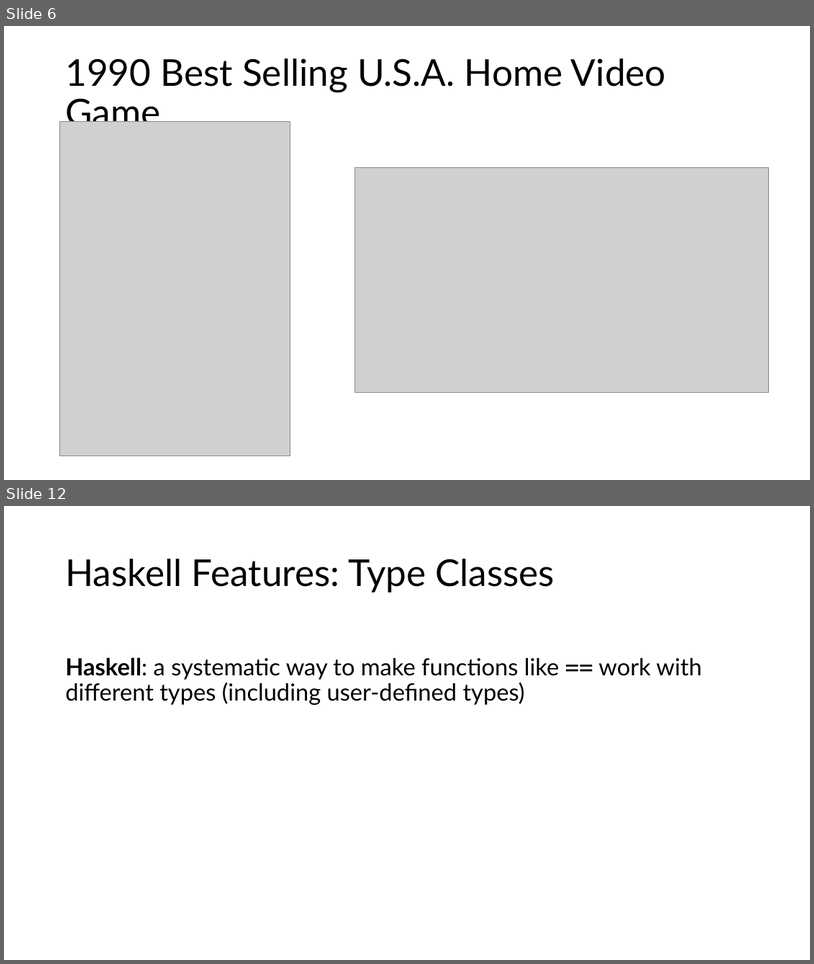
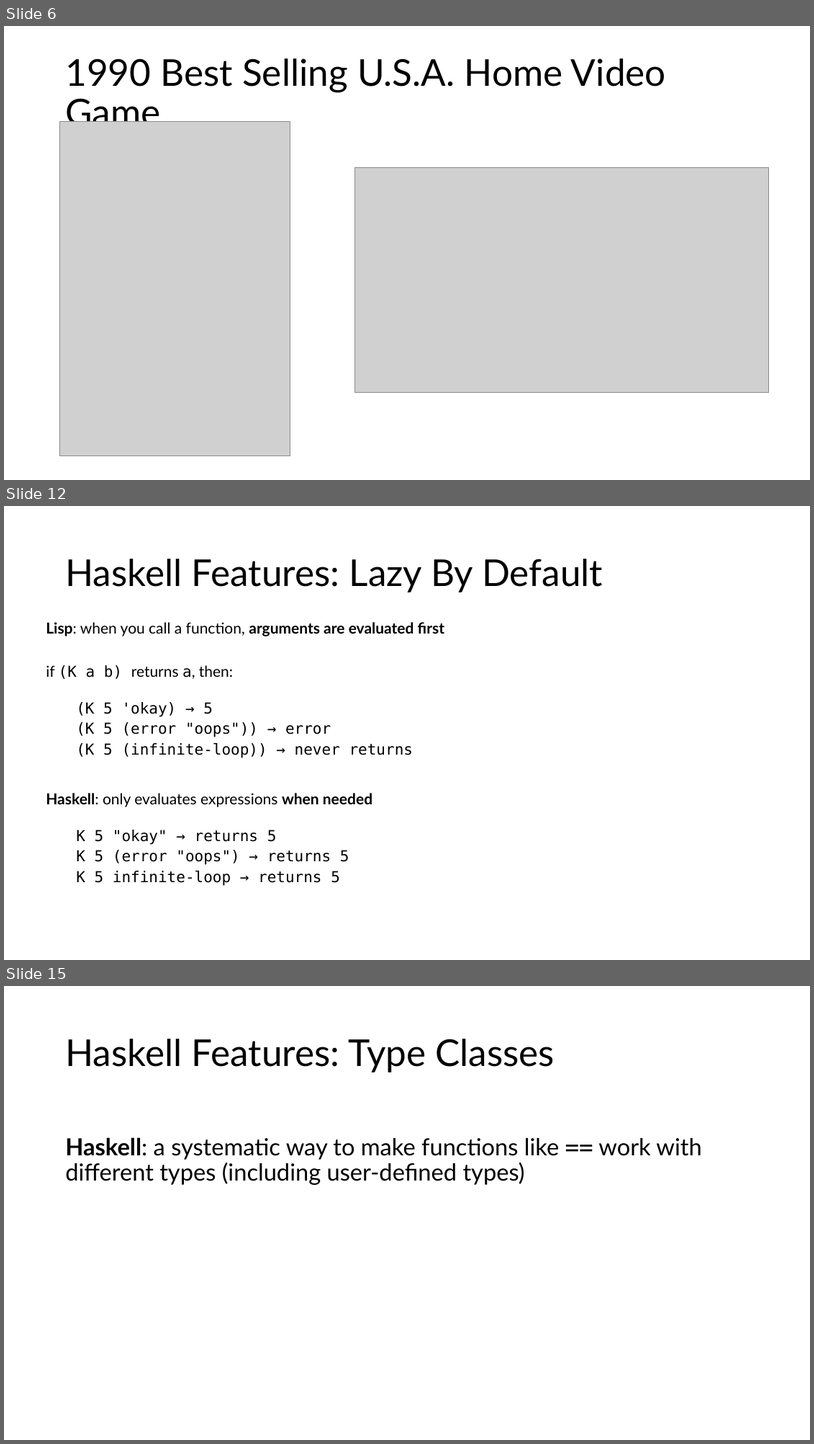
Before and after one commit to tjd1234/cmpt383fall2026, a slide deck: haskell/haskell_intro.pptx. Shown one above the other, each under a label of ours: slides 6 and 12 before the commit, slides 6, 12 and 15 after it; the slides between them are not shown. The pictures are 814x964 and 814x1444 pixels, drawn with LibreOffice and Linux fonts; fonts in the diff are those of the drawing; grey boxes stand for pictures. Boxes give left, top, right and bottom in pixels: in the first picture for what was removed or moved away, otherwise in the second. Text is boxed around its words. In the diff, an @@ line names an element or a change of style, - is before the commit and + after.

```diff
--- a/haskell/haskell_intro.pptx
+++ b/haskell/haskell_intro.pptx
@@ slide 12 added at box(4, 506, 810, 960), background #FFFFFF @@
@@ title added at box(65, 559, 603, 592), 44 pt, text #000000 @@
+Haskell Features: Lazy By Default
@@ text added at box(46, 622, 445, 885), 18 pt, text #000000 @@
+Lisp: when you call a function, arguments are evaluated first
+if (K a b) returns a, then:
+  (K 5 'okay) → 5
+  (K 5 (error "oops")) → error
+  (K 5 (infinite-loop)) → never returns
+Haskell: only evaluates expressions when needed
+  K 5 "okay" → returns 5
+  K 5 (error "oops") → returns 5
+  K 5 infinite-loop → returns 5
@@ what was slide 12 is now slide 15 @@
```
Also in this commit, not shown: 6 slides changed, 2 other slides added.
